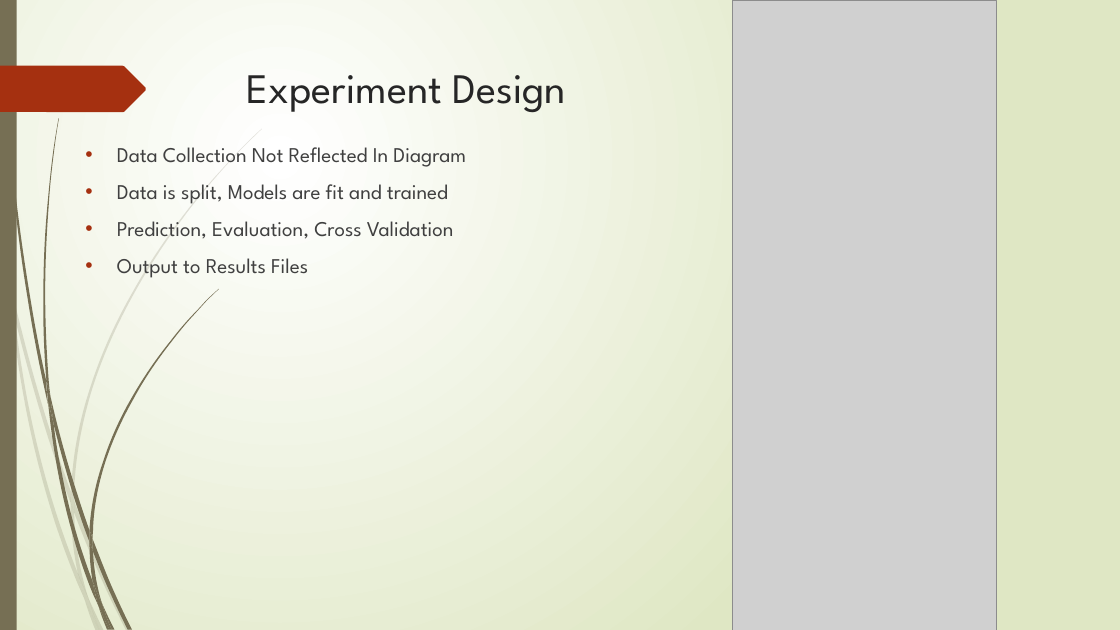
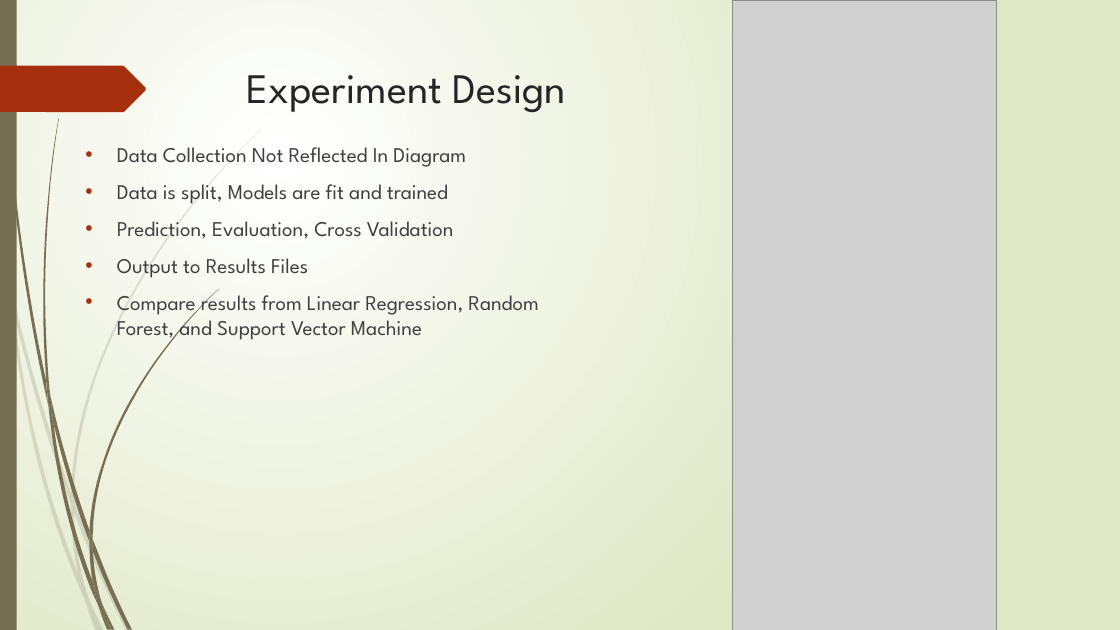
Before and after one commit to jm0rt1/value-investing-data-mining, a slide deck: slide 6 of docs/assignments/final paper/James_Mortensen_Final_Presentation.pptx (slide 5 before the commit). Drawn at 1120x630 pixels with LibreOffice and Linux fonts; fonts in the diff are those of the drawing; grey boxes stand for pictures. Boxes give left, top, right and bottom in pixels: in the first picture for what was removed or moved away, otherwise in the second. Text is boxed around its words. In the diff, an @@ line names an element or a change of style, - is before the commit and + after.

```diff
--- a/docs/assignments/final paper/James_Mortensen_Final_Presentation.pptx
+++ b/docs/assignments/final paper/James_Mortensen_Final_Presentation.pptx
@@ text at (x1=117, y1=289, x2=538, y2=341): paragraph added @@
+• Compare results from Linear Regression, Random Forest, and Support Vector Machine
```
Also in this commit, not shown: 5 other slides changed, 2 other files.
